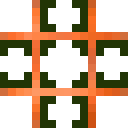
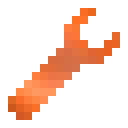
Two versions of the same layered image (128 × 128). Layer-by-layer changes:
hid "Layer #1" over bbox(0, 0, 128, 128)
hid "Layer #13" over bbox(0, 0, 128, 128)
added layer "Layer #6" above "Layer #5" over bbox(8, 8, 120, 120)
